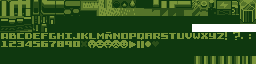
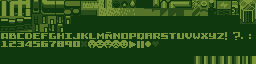
Before/after of a (256, 64) layered artwork. What changed in the layer stack:
renamed "Capa 9" to "Capa 10", painted on it over (32, 0, 256, 32)
